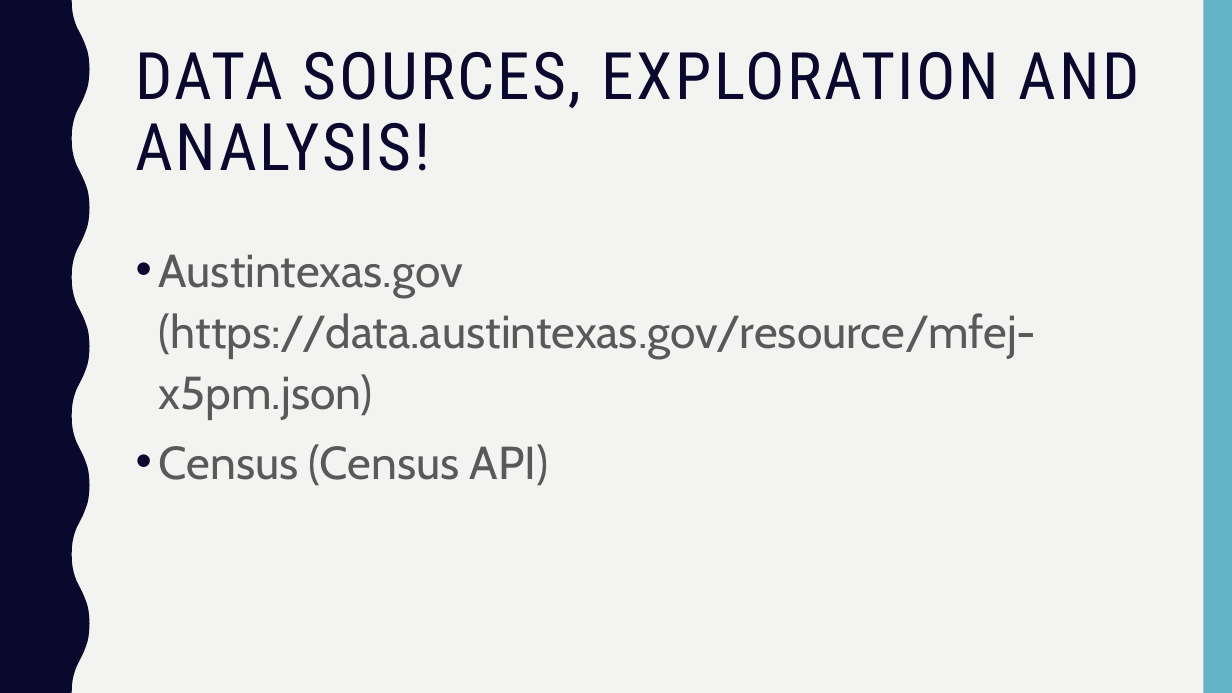
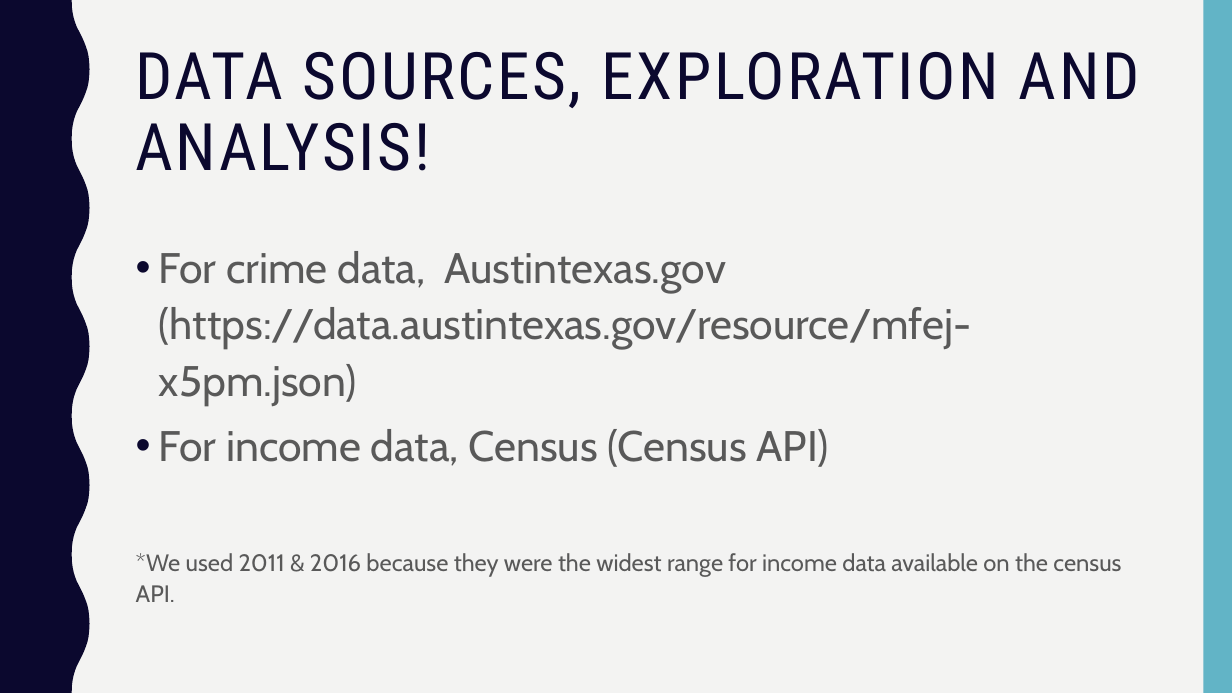
Before and after one commit to Kerrykova/Project1, a slide deck: slide 3 of Presentation/Presentation Final.pptx. Drawn at 1232x693 pixels with LibreOffice and Linux fonts; fonts in the diff are those of the drawing. Boxes give left, top, right and bottom in pixels: in the first picture for what was removed or moved away, otherwise in the second. Text is boxed around its words. In the diff, an @@ line names an element or a change of style, - is before the commit and + after.

```diff
--- a/Presentation/Presentation Final.pptx
+++ b/Presentation/Presentation Final.pptx
@@ text at [136,251,1121,602]: text changed; size 36 to 33.3 pt @@
-• Austintexas.gov (https://data.austintexas.gov/resource/mfej-x5pm.json)
-• Census (Census API)
+• For crime data, Austintexas.gov (https://data.austintexas.gov/resource/mfej-x5pm.json)
+• For income data, Census (Census API)
+*We used 2011 & 2016 because they were the widest range for income data available on the census API.
```
Also in this commit, not shown: 8 other slides changed, 3 slides added.
